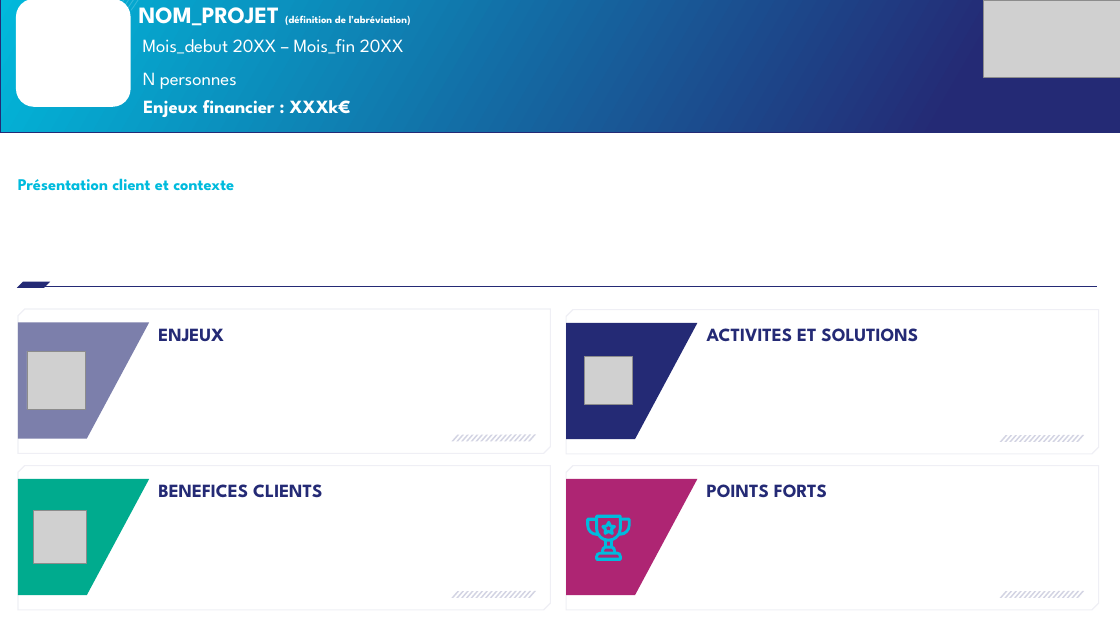
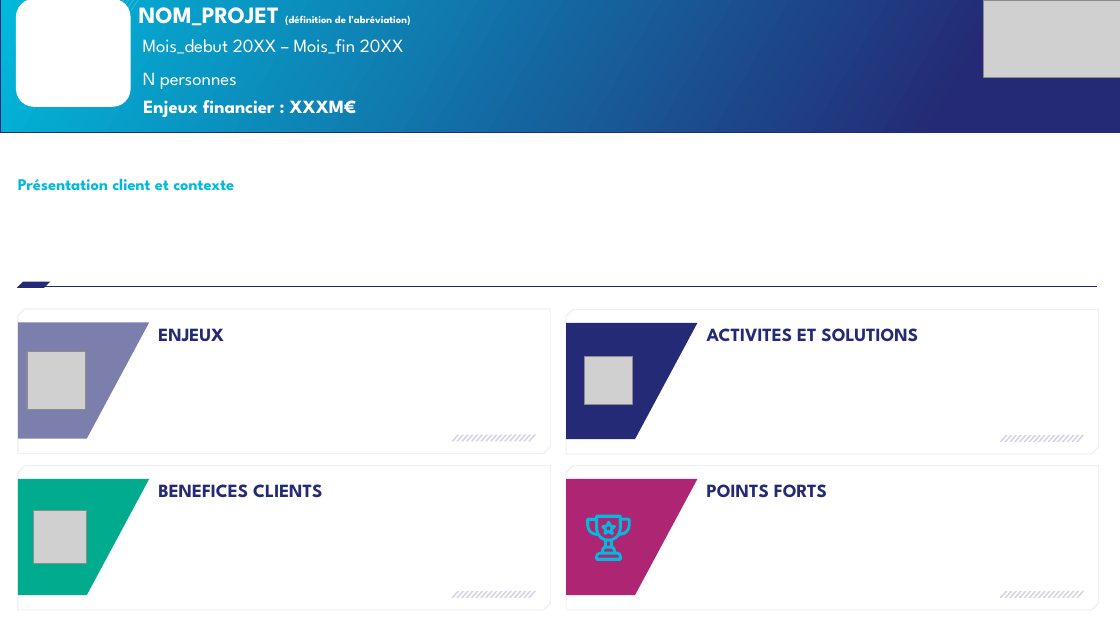
Before and after one commit to ThalesGroup/fred, a slide deck: slide 1 of agentic_backend/app/agents/content_generator/templates/pptx/template_fiche_ref_projet.pptx. Drawn at 1120x630 pixels with LibreOffice and Linux fonts; fonts in the diff are those of the drawing; grey boxes stand for pictures; background and template pictures are left out. Boxes give left, top, right and bottom in pixels: in the first picture for what was removed or moved away, otherwise in the second. Text is boxed around its words. In the diff, an @@ line names an element or a change of style, - is before the commit and + after.

Commit message:
impr: Improve slide generation and document storage architecture (#692)
* impr: Change agent name and improve Helios project docx

* fix: Filenames (pptx & pdf) in content_store not temporary ones anymore

```diff
--- a/agentic_backend/app/agents/content_generator/templates/pptx/template_fiche_ref_projet.pptx
+++ b/agentic_backend/app/agents/content_generator/templates/pptx/template_fiche_ref_projet.pptx
@@ text at (x1=143, y1=100, x2=357, y2=117): text changed @@
-Enjeux financier : XXXk€
+Enjeux financier : XXXM€
```
Also in this commit, not shown: 5 other files.
